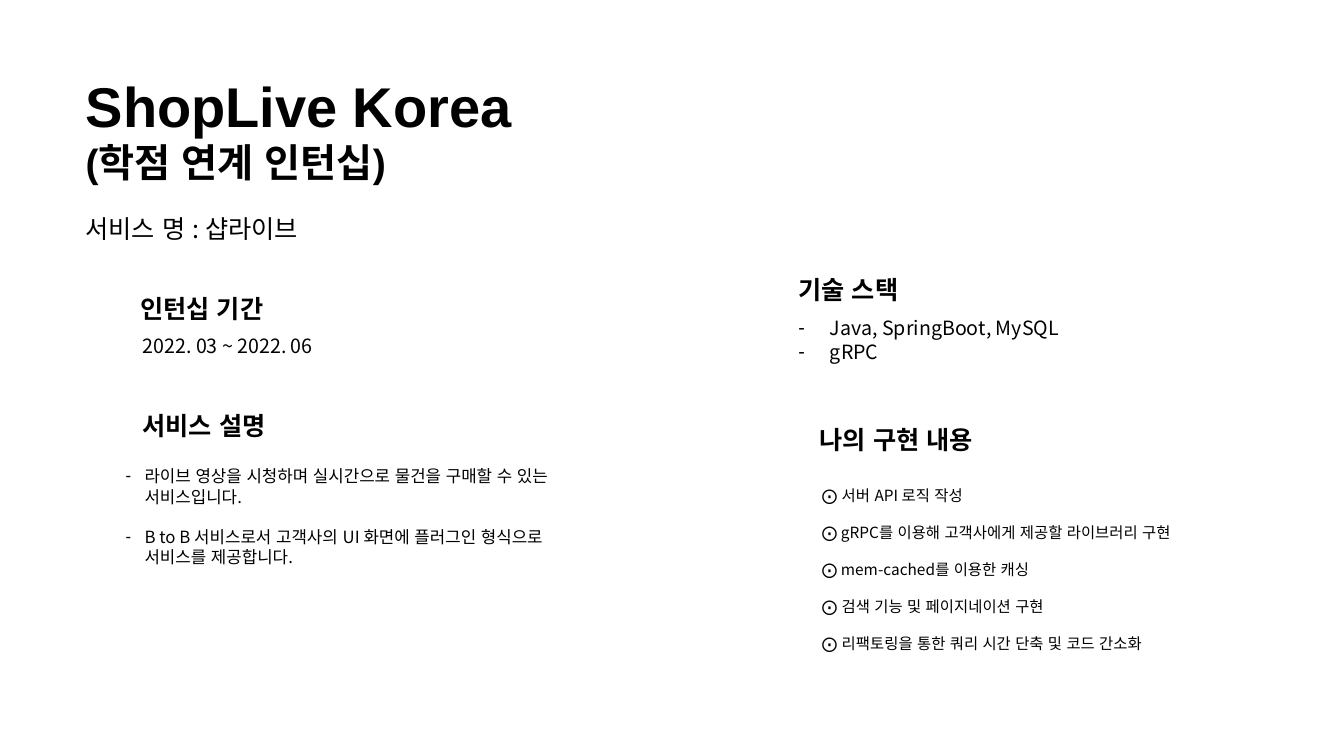
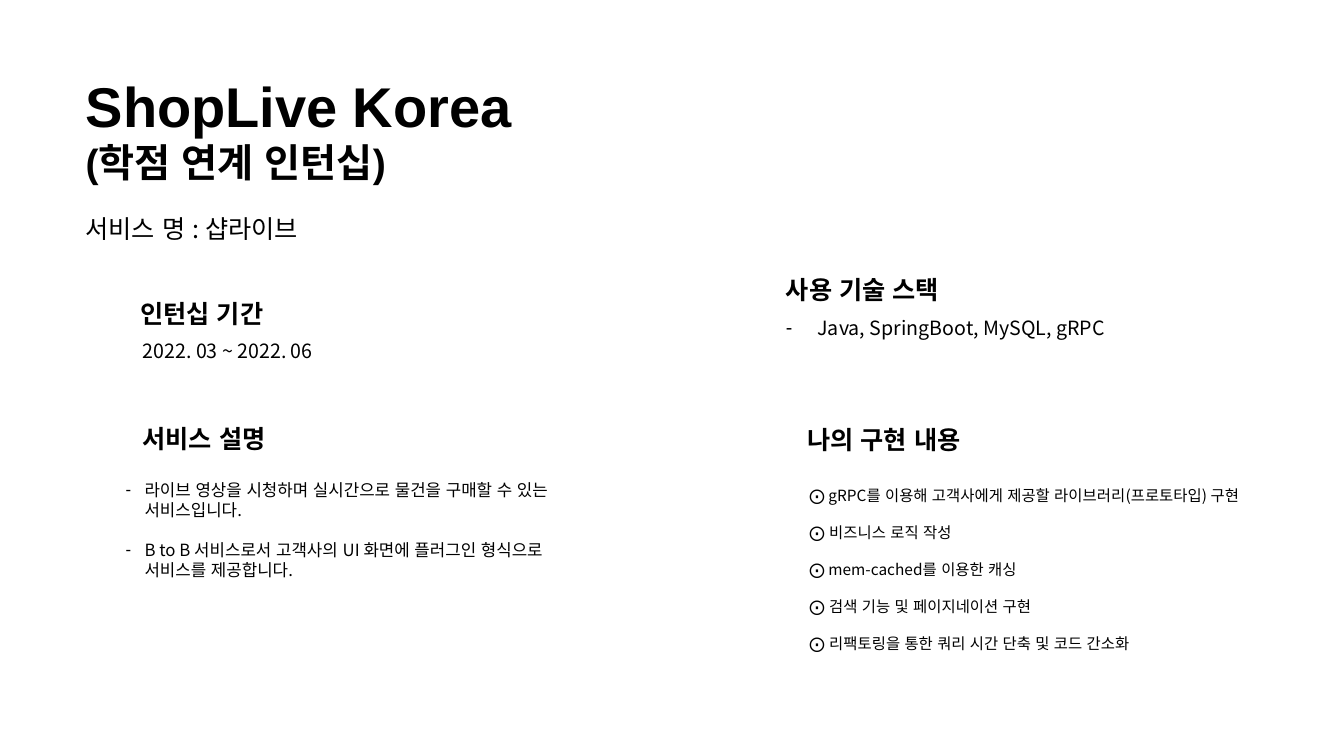
Before and after one commit to ohjinhokor/PortFolio, a slide deck: slide 2 of 오진호 포트폴리오.pptx. Drawn at 1344x756 pixels with LibreOffice and Linux fonts; fonts in the diff are those of the drawing; background and template pictures are left out. Boxes give left, top, right and bottom in pixels: in the first picture for what was removed or moved away, otherwise in the second. Text is boxed around its words. In the diff, an @@ line names an element or a change of style, - is before the commit and + after.

```diff
--- a/오진호 포트폴리오.pptx
+++ b/오진호 포트폴리오.pptx
@@ text "인턴십 기간": place and size @@
-text "인턴십 기간" at [140,297,263,321]
+text "인턴십 기간" at [140,302,263,326]
@@ text at [786,278,939,302]: text changed @@
-기술 스택
+사용 기술 스택
@@ text at [817,320,1105,340]: text changed @@
-– Java, SpringBoot, MySQL
-– gRPC
+– Java, SpringBoot, MySQL, gRPC
@@ text "2022. 03 ~ 2022. 06": place and size @@
-text "2022. 03 ~ 2022. 06" at [143,338,313,354]
+text "2022. 03 ~ 2022. 06" at [143,343,313,359]
@@ text "서비스 설명": place and size @@
-text "서비스 설명" at [143,414,265,438]
+text "서비스 설명" at [143,427,265,451]
@@ text "나의 구현 내용": place and size @@
-text "나의 구현 내용" at [820,427,973,452]
+text "나의 구현 내용" at [807,427,960,452]
@@ text "라이브 영상을 시청하며 실시간으로 물건을 ...": place and size @@
-text "라이브 영상을 시청하며 실시간으로 물건을 ..." at [145,468,548,565]
+text "라이브 영상을 시청하며 실시간으로 물건을 ..." at [145,482,548,578]
@@ text "⨀ gRPC를 이용해 고객사에게 제공할 ...": place and size @@
-text "⨀ gRPC를 이용해 고객사에게 제공할 ..." at [841,488,1170,651]
+text "⨀ gRPC를 이용해 고객사에게 제공할 ..." at [828,488,1239,651]
@@ text at [829,488,1239,540]: text changed @@
-⨀ 서버 API 로직 작성
-⨀ gRPC를 이용해 고객사에게 제공할 라이브러리 구현
+⨀ gRPC를 이용해 고객사에게 제공할 라이브러리(프로토타입) 구현
+⨀ 비즈니스 로직 작성
```
Also in this commit, not shown: 9 other slides changed, 5 slides added, 2 slides removed, 1 other file.
